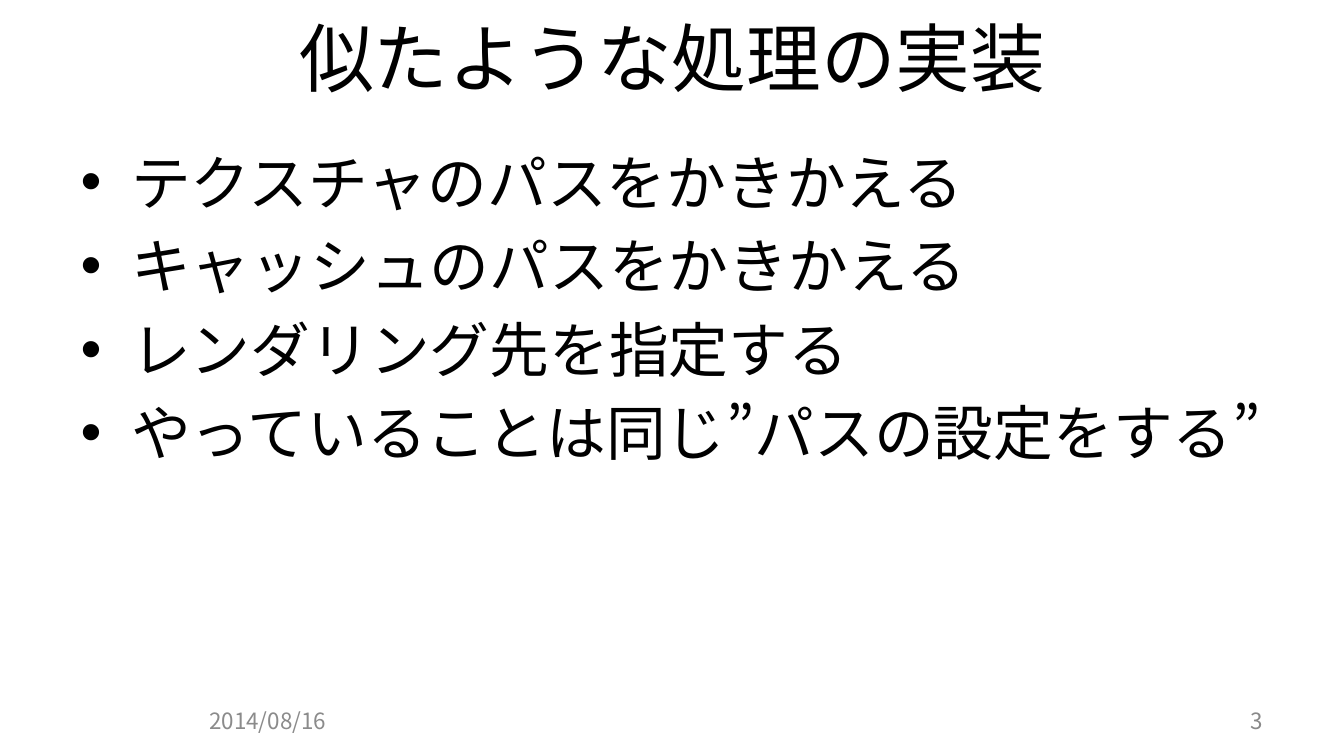
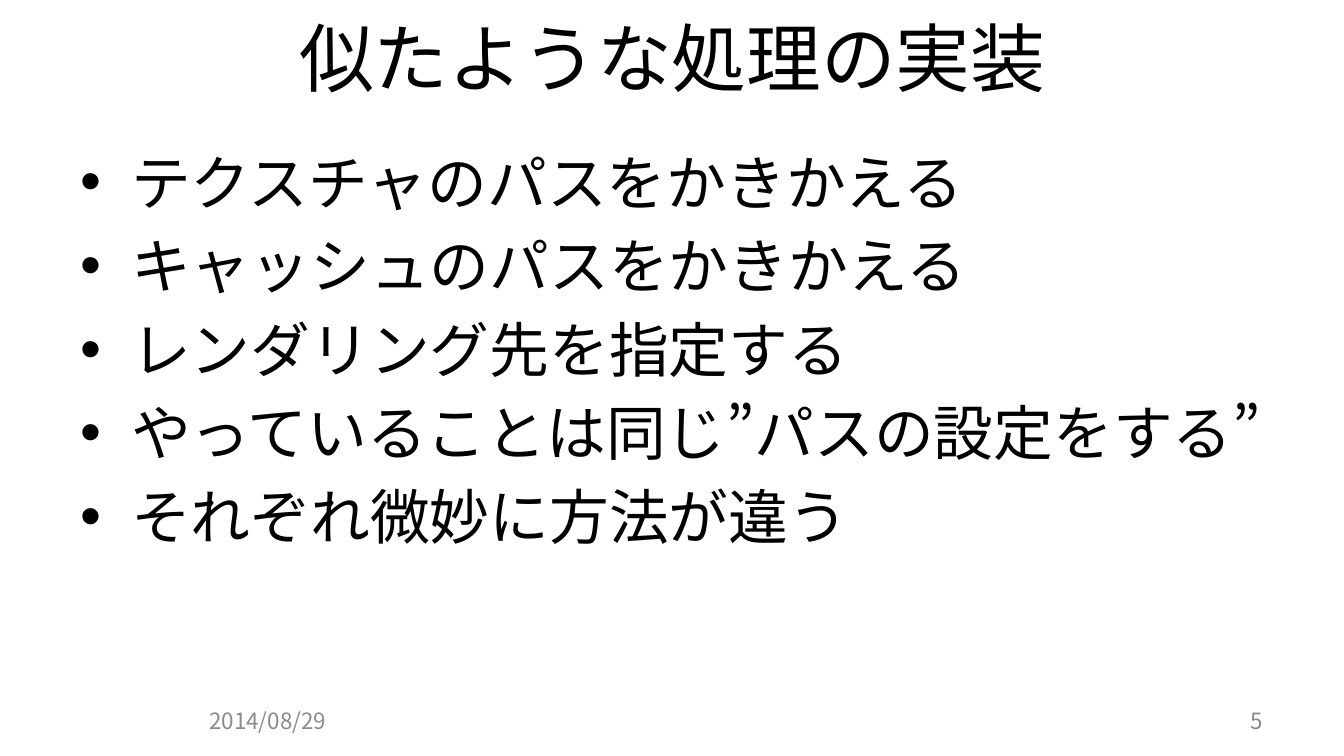
Before and after one commit to JCGS/CEDEC2014, a slide deck: slide 5 of chiyama/2014cedec_chiyama.pptx (slide 3 before the commit). Drawn at 1344x756 pixels with LibreOffice and Linux fonts; fonts in the diff are those of the drawing; background and template pictures are left out. Boxes give left, top, right and bottom in pixels: in the first picture for what was removed or moved away, otherwise in the second. Text is boxed around its words. In the diff, an @@ line names an element or a change of style, - is before the commit and + after.

```diff
--- a/chiyama/2014cedec_chiyama.pptx
+++ b/chiyama/2014cedec_chiyama.pptx
@@ text at (x1=131, y1=488, x2=848, y2=544): paragraph added @@
+• それぞれ微妙に方法が違う
@@ text at (x1=209, y1=711, x2=326, y2=733): text changed @@
-2014/08/16
+2014/08/29
@@ page number at (x1=1251, y1=712, x2=1263, y2=729): text changed @@
-3
+5
```
Also in this commit, not shown: 16 other slides changed, 13 slides added, 1 slide removed, 7 other files.
